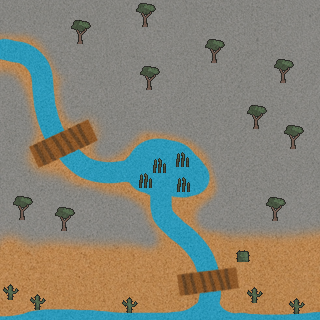
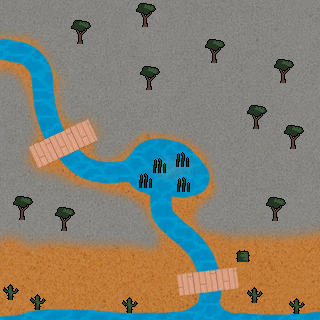
Two versions of the same layered image (w=320, h=320). Layer-by-layer changes:
moved "Layer 1" above "Layer 7 copy", painted on it over 0, 3, 320, 320
added layer "Layer 7 copy" above "Bridge copy" over 168, 264, 243, 299
added layer "Layer 7" above "Bridge" over 27, 117, 101, 170
painted on "Bridge" over 29, 118, 98, 169
removed layer "River" over 0, 38, 222, 320
added layer "Layer 5" (20%) above "Border" over 0, 3, 320, 320
painted on "Border" over 0, 38, 222, 305
